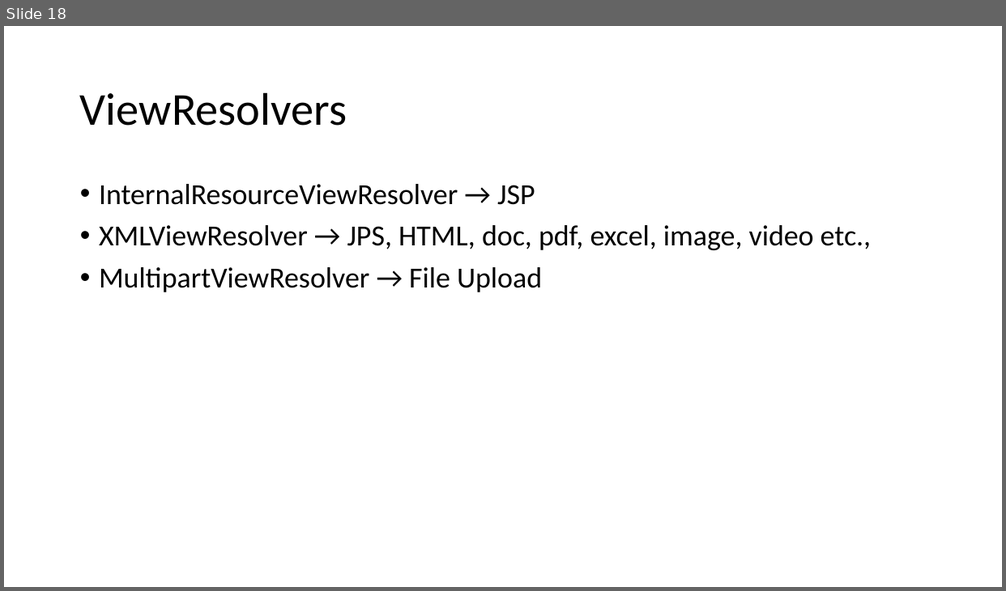
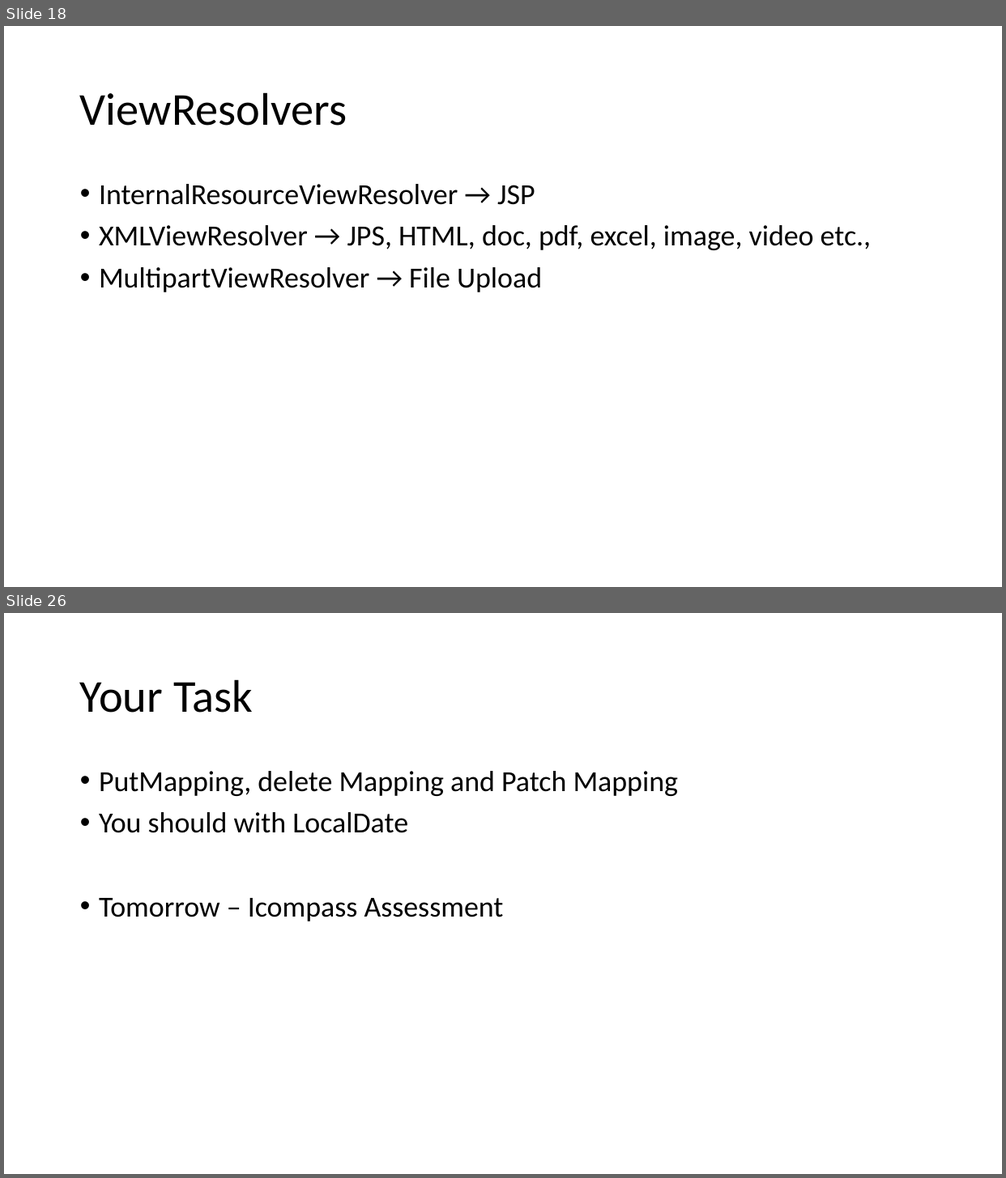
Before and after one commit to sharmilasimhadri/pod_trg, a slide deck: notes.pptx. Shown one above the other, each under a label of ours: slide 18 before the commit, slides 18 and 26 after it; the slides between them are not shown. The pictures are 1006x591 and 1006x1178 pixels, drawn with LibreOffice and Linux fonts; fonts in the diff are those of the drawing. Boxes give left, top, right and bottom in pixels: in the first picture for what was removed or moved away, otherwise in the second. Text is boxed around its words. In the diff, an @@ line names an element or a change of style, - is before the commit and + after.

```diff
--- a/notes.pptx
+++ b/notes.pptx
@@ slide 26 added at [4, 613, 1002, 1174], background #FFFFFF @@
@@ title added at [80, 679, 253, 713], 44 pt, text #000000 @@
+Your Task
@@ text added at [99, 771, 679, 922], 28 pt, text #000000 @@
+• PutMapping, delete Mapping and Patch Mapping
+• You should with LocalDate
+• Tomorrow – Icompass Assessment
```
Also in this commit, not shown: 2 slides changed, 13 other slides added, 1 other file.
